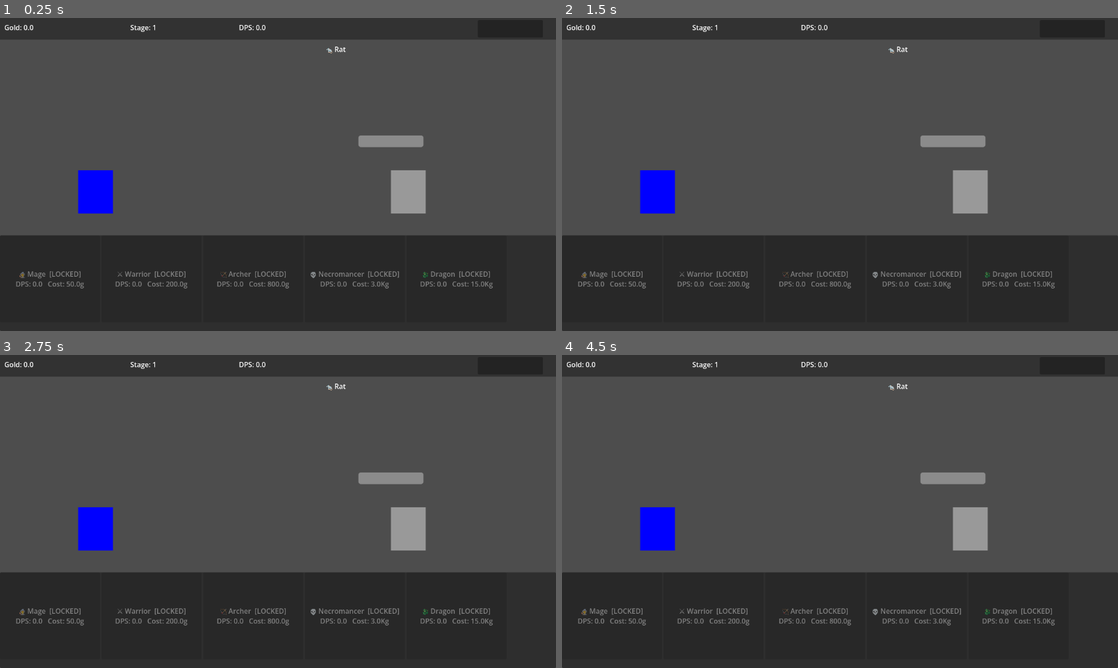
Above: before the commit, frames 1-4 (two rows, left to right).
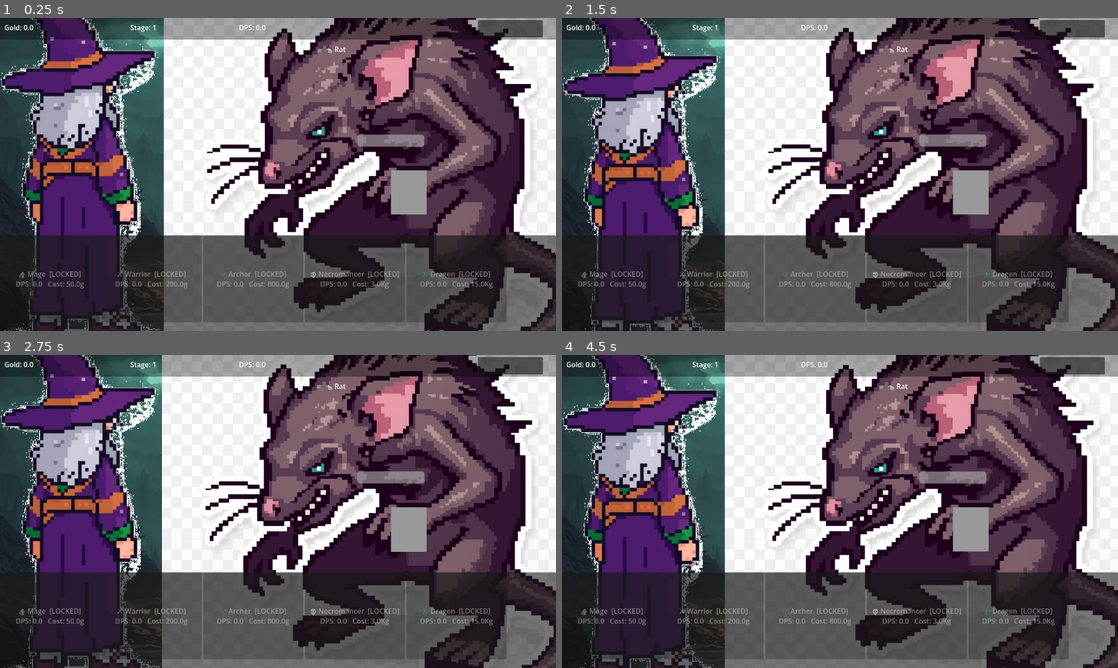
Above: after the commit, the same moments.

Repository: toXCustom/FightThemAll
Game: Godot game, scene res://scenes/battle_scene.tscn
Two runs of this game, one before a commit and one after it. Both use one fixed random seed, a clock stepped at 60 frames per second and the inputs below.
Inputs:
- Up to frame 1 (0.25 s): no input
- Up to frame 2 (1.5 s): no input
- Up to frame 3 (2.75 s): no input
- Up to frame 4 (4.5 s): no input

The runs differ from the first frame. In frame 1, 78% of the frame differs, in the area x 0-100%, y 0-100%; in frame 2, 78%; in frame 3, 78%; in frame 4, 78%.

Commit message:
0.1.134
0.1.134
- added new assets
-- background
-- hero Mage
-- hero Warrior
-- hero Dragon
-- hero Archer
-- hero Necromancer
-- monster Demon
-- monster Dragon
-- monster Drake
-- monster Rat
-- monster Wolf
-- monster Zombie
- added boobing animations

Diff:
--- a/scenes/battle_scene.tscn
+++ b/scenes/battle_scene.tscn
@@ -1,19 +1,21 @@
 [gd_scene format=3 uid="uid://b3ttjtiefwset"]
 
 [ext_resource type="Script" uid="uid://cgotqcu7eptnb" path="res://scripts/combat/BattleScene.gd" id="1_idkgt"]
+[ext_resource type="Texture2D" uid="uid://cq0vtn32mdc6l" path="res://assets/sprites/Background.jpg" id="2_8qdv8"]
 [ext_resource type="Script" uid="uid://dfix84wcpbii6" path="res://scripts/managers/HeroPanel.gd" id="2_kinr6"]
 [ext_resource type="PackedScene" uid="uid://dcchtantrbx2n" path="res://scenes/HeroPanel.tscn" id="2_rca61"]
+[ext_resource type="Texture2D" uid="uid://ctl0wgl50cb5p" path="res://assets/sprites/HeroMage.png" id="3_pxwbd"]
 
 [node name="BattleScene" type="Node2D" unique_id=116343715]
 script = ExtResource("1_idkgt")
 
+[node name="Background" type="Sprite2D" parent="." unique_id=1316246957]
+position = Vector2(640, 360)
+texture = ExtResource("2_8qdv8")
+
 [node name="Hero" type="Sprite2D" parent="." unique_id=254919744]
 position = Vector2(180, 350)
-
-[node name="ColorRect" type="ColorRect" parent="Hero" unique_id=1471689303]
-offset_right = 80.0
-offset_bottom = 100.0
-color = Color(0, 0, 1, 1)
+texture = ExtResource("3_pxwbd")
 
 [node name="Monster" type="Node2D" parent="." unique_id=378494490]
 position = Vector2(900, 350)
--- a/scripts/combat/BattleScene.gd
+++ b/scripts/combat/BattleScene.gd
@@ -15,12 +15,24 @@
 	$AttackTimer.start()
 	$UI/SaveButton.pressed.connect(_on_SaveButton_pressed)
 	spawn_monster()
+	start_hero_animation()
+	start_monster_animation()
 	update_ui()
 
 func spawn_monster():
 	var stage = GameManager.current_stage
 	is_boss = MonsterData.is_boss_stage(stage)
 	current_monster = MonsterData.get_monster_for_stage(stage)
+
+	var texture_path = current_monster.get("texture", "")
+	if texture_path != "" and ResourceLoader.exists(texture_path):
+		$Monster/Sprite2D.texture = load(texture_path)
+
+	# Boss gets bigger!
+	if is_boss:
+		$Monster/Sprite2D.scale = Vector2(1.5, 1.5)
+	else:
+		$Monster/Sprite2D.scale = Vector2(1.0, 1.0)
 
 	# Calculate HP and gold based on stage + monster type
 	var base_hp = 100.0 * pow(1.15, stage - 1)
@@ -47,6 +59,26 @@
 
 	update_monster_ui()
 	update_monster_healthbar()
+
+# Hero bobs up and down gently
+func start_hero_animation():
+	var tween = create_tween()
+	tween.set_loops()
+	tween.tween_property($Hero, "position:y", 340.0, 0.8)\
+		.set_ease(Tween.EASE_IN_OUT)\
+		.set_trans(Tween.TRANS_SINE)
+	tween.tween_property($Hero, "position:y", 360.0, 0.8)\
+		.set_ease(Tween.EASE_IN_OUT)\
+		.set_trans(Tween.TRANS_SINE)
+
+# Monster pulses slightly
+func start_monster_animation():
+	var tween = create_tween()
+	tween.set_loops()
+	tween.tween_property($Monster, "scale", Vector2(1.05, 1.05), 0.6)\
+		.set_ease(Tween.EASE_IN_OUT)
+	tween.tween_property($Monster, "scale", Vector2(1.0, 1.0), 0.6)\
+		.set_ease(Tween.EASE_IN_OUT)
 
 func _on_AttackTimer_timeout():
 	deal_damage(GameManager.player_dps)
--- a/scripts/data/MonsterData.gd
+++ b/scripts/data/MonsterData.gd
@@ -8,7 +8,8 @@
 		"stages": [1, 5],
 		"hp_mult": 1.0,
 		"gold_mult": 1.0,
-		"color": Color(0.6, 0.6, 0.6)
+		"color": Color(0.6, 0.6, 0.6),
+		"texture": "res://assets/sprites/monsters/MonsterRat.jpg"
 	},
 	{
 		"name": "Wolf",
@@ -16,7 +17,8 @@
 		"stages": [6, 10],
 		"hp_mult": 1.5,
 		"gold_mult": 1.5,
-		"color": Color(0.4, 0.3, 0.2)
+		"color": Color(0.4, 0.3, 0.2),
+		"texture": "res://assets/sprites/monsters/MonsterWolf.jpg"
 	},
 	{
 		"name": "Zombie",
@@ -24,7 +26,8 @@
 		"stages": [11, 15],
 		"hp_mult": 2.0,
 		"gold_mult": 2.0,
-		"color": Color(0.2, 0.5, 0.2)
+		"color": Color(0.2, 0.5, 0.2),
+		"texture": "res://assets/sprites/monsters/MonsterZombie.jpg"
 	},
 	{
 		"name": "Drake",
@@ -32,7 +35,8 @@
 		"stages": [16, 20],
 		"hp_mult": 3.0,
 		"gold_mult": 3.0,
-		"color": Color(0.8, 0.2, 0.2)
+		"color": Color(0.8, 0.2, 0.2),
+		"texture": "res://assets/sprites/monsters/MonsterDrake.jpg"
 	},
 	{
 		"name": "Demon",
@@ -40,7 +44,8 @@
 		"stages": [21, 30],
 		"hp_mult": 5.0,
 		"gold_mult": 5.0,
-		"color": Color(0.5, 0.0, 0.5)
+		"color": Color(0.5, 0.0, 0.5),
+		"texture": "res://assets/sprites/monsters/MonsterDemon.jpg"
 	},
 	{
 		"name": "Dragon",
@@ -48,7 +53,8 @@
 		"stages": [31, 999],
 		"hp_mult": 10.0,
 		"gold_mult": 10.0,
-		"color": Color(1.0, 0.3, 0.0)
+		"color": Color(1.0, 0.3, 0.0),
+		"texture": "res://assets/sprites/monsters/MonsterDragon.jpg"
 	}
 ]
 
Binary file added: assets/sprites/Background.jpg
Not shown, added: assets/sprites/Background.jpg.import
Binary file added: assets/sprites/HeroArcher.jpg
Not shown, added: assets/sprites/HeroArcher.jpg.import
Binary file added: assets/sprites/HeroDragon.jpg
Not shown, added: assets/sprites/HeroDragon.jpg.import
Binary file added: assets/sprites/HeroMage.png
Not shown, added: assets/sprites/HeroMage.png.import
Binary file added: assets/sprites/HeroNecromancer.jpg
Not shown, added: assets/sprites/HeroNecromancer.jpg.import
Binary file added: assets/sprites/HeroWarrior.jpg
Not shown, added: assets/sprites/HeroWarrior.jpg.import
(and 12 more such lines)
